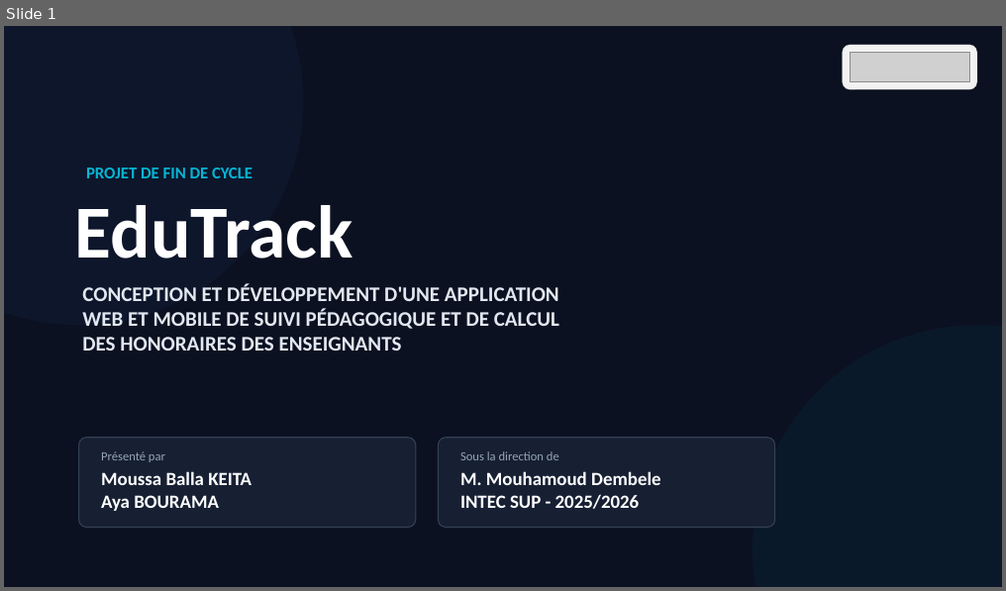
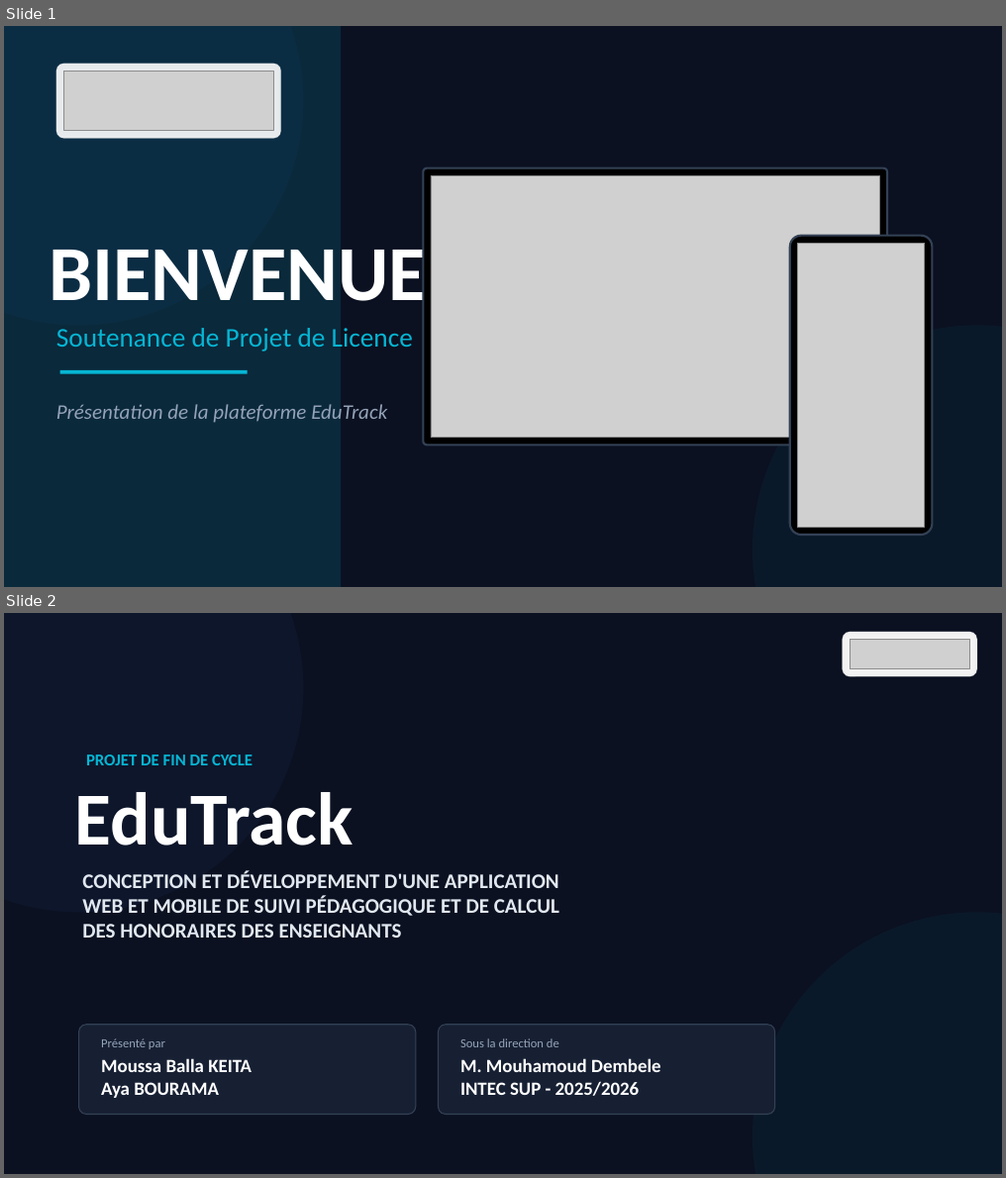
Before and after one commit to moussa7006/suivi-pedagogique-system, a slide deck: MEMOIRE/Presentation_EduTrack_soutenance.pptx. Shown one above the other, each under a label of ours: slide 1 before the commit, slides 1 and 2 after it. The pictures are 1006x591 and 1006x1178 pixels, drawn with LibreOffice and Linux fonts; fonts in the diff are those of the drawing; grey boxes stand for pictures. Boxes give left, top, right and bottom in pixels: in the first picture for what was removed or moved away, otherwise in the second. Text is boxed around its words. In the diff, an @@ line names an element or a change of style, - is before the commit and + after.

```diff
--- a/MEMOIRE/Presentation_EduTrack_soutenance.pptx
+++ b/MEMOIRE/Presentation_EduTrack_soutenance.pptx
@@ slide 1 added at (x1=4, y1=26, x2=1002, y2=587), background #0B1121 @@
@@ ellipse added at (x1=4, y1=26, x2=303, y2=325), fill #3B82F6 at 5% opacity @@
@@ rectangle added at (x1=4, y1=26, x2=341, y2=587), fill #06B6D4 at 15% opacity @@
@@ rounded rectangle added at (x1=56, y1=64, x2=281, y2=138), fill #FFFFFF at 90% opacity, outline #FFFFFF 1 pt @@
@@ picture added at (x1=63, y1=71, x2=273, y2=131) @@
@@ rounded rectangle added at (x1=423, y1=169, x2=887, y2=445), fill #000000, outline #334155 2 pt @@
@@ picture added at (x1=431, y1=175, x2=880, y2=438) @@
@@ text added at (x1=49, y1=235, x2=427, y2=318), 75 pt, text #FFFFFF, bold @@
+BIENVENUE
@@ rounded rectangle added at (x1=790, y1=236, x2=933, y2=535), fill #000000, outline #334155 2 pt @@
@@ picture added at (x1=798, y1=243, x2=925, y2=528) @@
@@ text added at (x1=56, y1=328, x2=413, y2=352), 26 pt, text #06B6D4 @@
+Soutenance de Projet de Licence
@@ ellipse added at (x1=752, y1=325, x2=1002, y2=587), fill #06B6D4 at 5% opacity @@
@@ rectangle added at (x1=60, y1=371, x2=248, y2=374), fill #06B6D4 @@
@@ text added at (x1=56, y1=404, x2=387, y2=423), 20 pt, text #94A3B8, italic @@
+Présentation de la plateforme EduTrack
@@ what was slide 1 is now slide 2 @@
```
Also in this commit, not shown: 1 other slide added, 2 other files.
